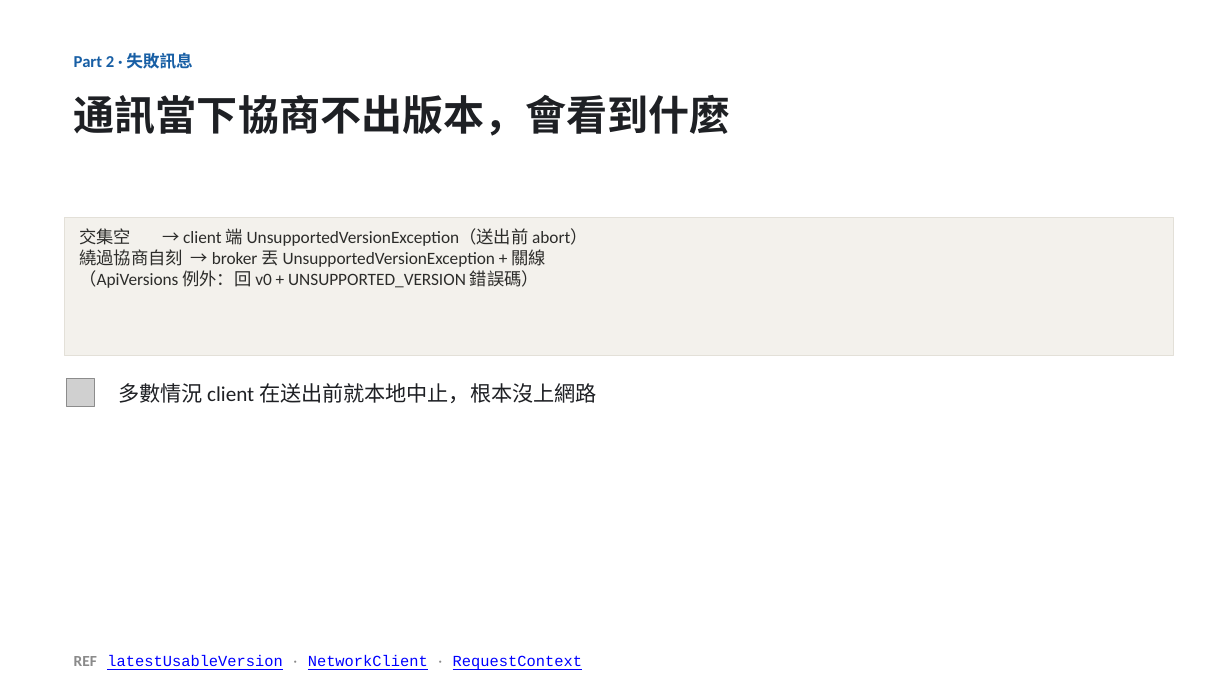
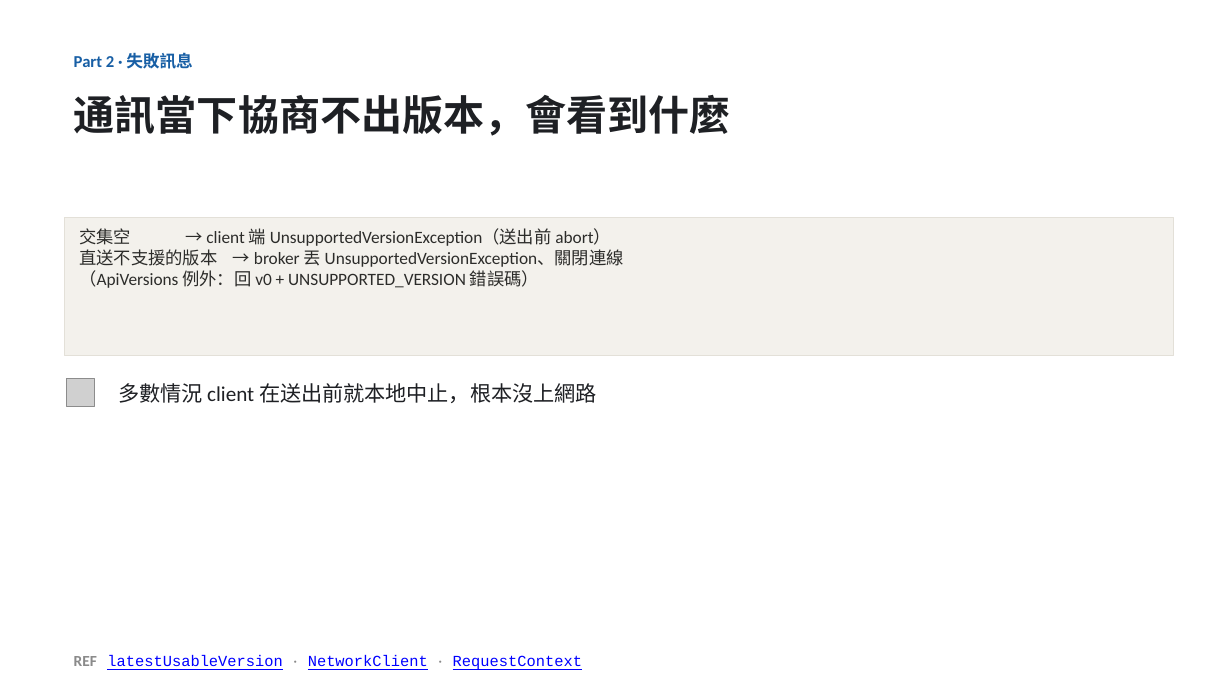
Before and after one commit to unknowntpo/kafka, a slide deck: slide 11 of study/version-control/kafka-version-negotiation.pptx. Drawn at 1232x693 pixels with LibreOffice and Linux fonts; fonts in the diff are those of the drawing; grey boxes stand for pictures. Boxes give left, top, right and bottom in pixels: in the first picture for what was removed or moved away, otherwise in the second. Text is boxed around its words. In the diff, an @@ line names an element or a change of style, - is before the commit and + after.

Commit message:
study(version-control): 套用 Eric round-2 review（10 條）＋修正一個事實錯誤
- 重大更正：replication 路徑不送 ApiVersionsRequest（BrokerBlockingSender discoverBrokerVersions=false）；
  broker→controller/KRaft 為 true——原「三條線都先握手」陳述有誤，deck/outline/rpc doc 同步更正
- 術語精確化：不用「握手」（非 Kafka 用語）改「送 ApiVersionsRequest 查詢」；「能力世代」→ finalized feature level；
  「能力」→ supported versions；「複製」→ partition replication；「自刻」→ 繞過協商直接送出；「關線」→ 關閉連線
- 點題改「生產環境資料主幹道不能停機」；動機 client 例子具體化（IoT/車載/batch job）
- 截斷 2.1 標明雙向要求；隨堂考正解補「ApiVersions 為何是例外」的解釋
- review 記錄存 review-eric-round2.md

```diff
--- a/study/version-control/kafka-version-negotiation.pptx
+++ b/study/version-control/kafka-version-negotiation.pptx
@@ text in rectangle at <box>79,249,624,267</box>: text changed @@
-繞過協商自刻 → broker 丟 UnsupportedVersionException + 關線
+直送不支援的版本 → broker 丟 UnsupportedVersionException、關閉連線
```
Also in this commit, not shown: 10 other slides changed, 10 other files.
